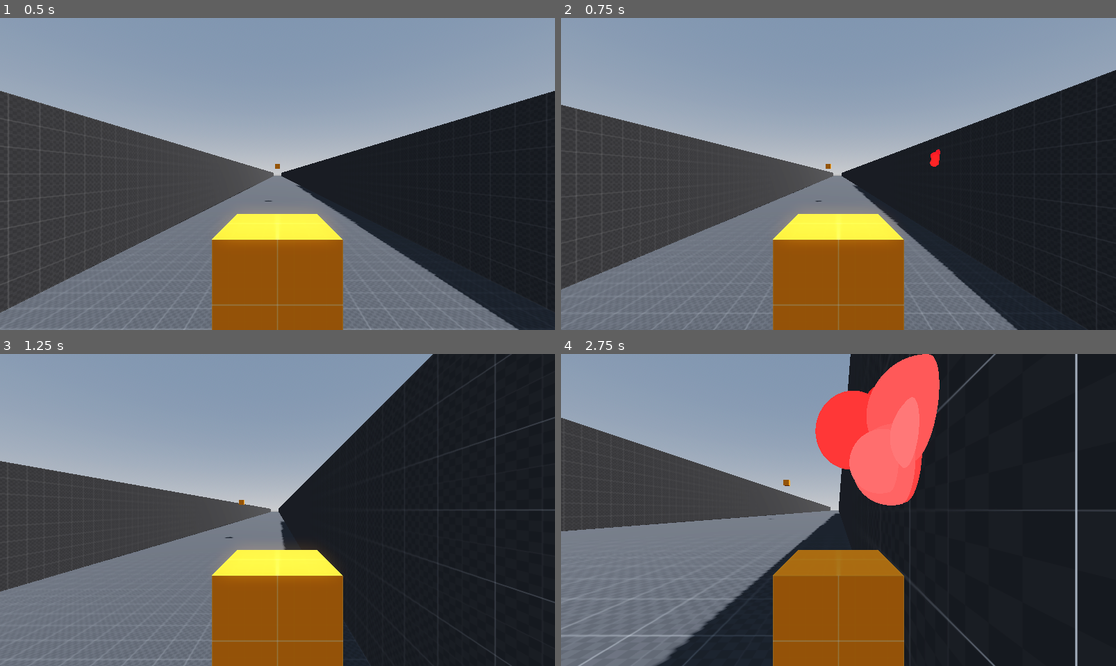
Above: before the commit, frames 1-4 (two rows, left to right).
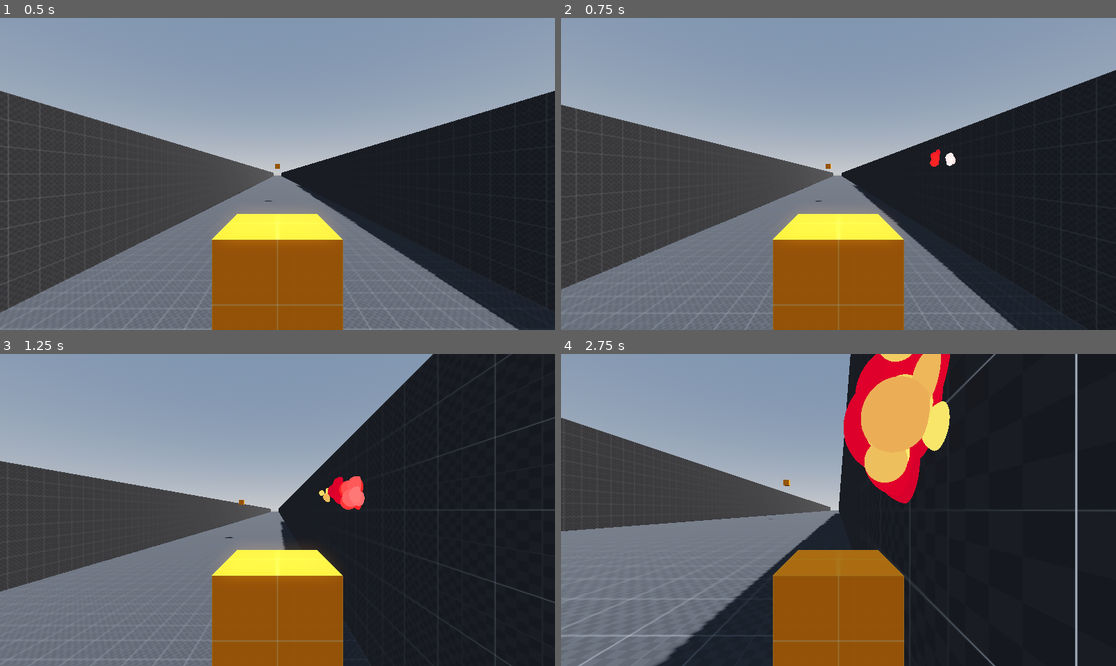
Above: after the commit, the same moments.

Repository: DrOtter3000/vfursquadron
Game: Godot game, scene res://levels/sandbox.tscn
Two runs of this game, one before a commit and one after it. Both use one fixed random seed, a clock stepped at 60 frames per second and the inputs below.
Inputs (mouse positions are in pixels of both pictures, inside the frame that each line leads up to):
- Up to frame 1 (0.5 s): no input
- Up to frame 2 (0.75 s): move the mouse to (960, 158) at 0.52 s; press the mouse at (960, 158) at 0.53 s; hold D (right) from 0.53 s (still down)
- Up to frame 3 (1.25 s): keep holding D (right)
- Up to frame 4 (2.75 s): move the mouse to (727, 525) at 1.27 s; release D (right) at 1.28 s; release the mouse at (727, 525) at 1.28 s; hold S (down) 1.28-2.03 s; tap Space (boost) at 1.35 s; click (727, 525) at 1.55 s; move the mouse to (894, 441) at 2.02 s; press the mouse at (894, 441) at 2.03 s; hold D (right) from 2.03 s (still down)

Frame 1 is identical in both runs. In frame 2, less than 0.1% of the frame differs, in the area x 69-72%, y 43-48%; in frame 3, 0.6%; in frame 4, 8.2%, in the area x 45-71%, y 0-49%.

Commit message:
fix fire rate

Diff:
--- a/player/player.gd
+++ b/player/player.gd
@@ -6,7 +6,7 @@
 @export var max_hitpoints := 5
 @export var speed := 10.0
 @export var primary_damage := 1
-@export var fire_rate := 1 #shoots per second
+@export var fire_rate := 10.0 #shoots per second
 @export var max_boost := 10.0
 @export var boost_accel := 2.0
 @export var boost_decel := 1.0
